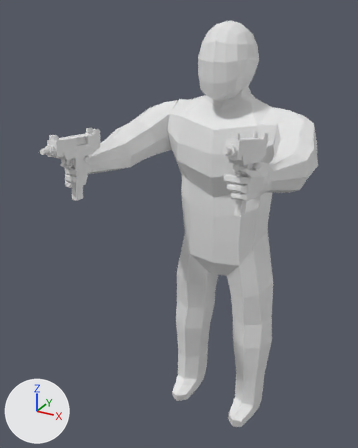
The FBX model UziSummons/Assets/Graphics/Player.fbx: old version first, new version second.
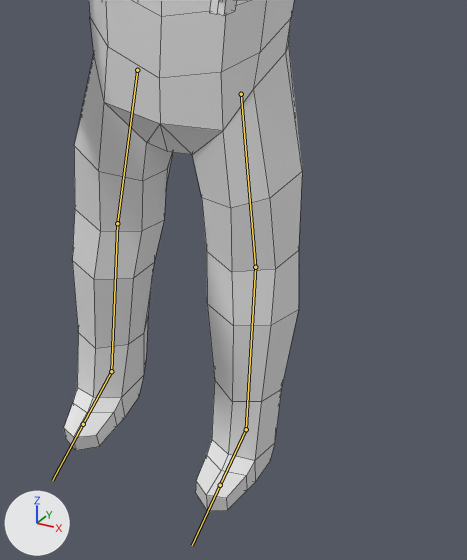
Each version is shown whole from a camera (50 mm lens) standing at (2.18, -5.24, 5.14) and looking at (-0.27, -0.78, 2.91), then close up on the part from 41% to 96% of the width and 47% to 100% of the height. The axes (+X, +Y, +Z) are drawn at lower left. The lights are the same throughout. Both versions are drawn at frame 1 of the action 'Armature.002|asd'; the numbers are the values there. The bones that bend it are drawn over the model as lines in the close-ups. The close-ups show mesh edges as thin lines.
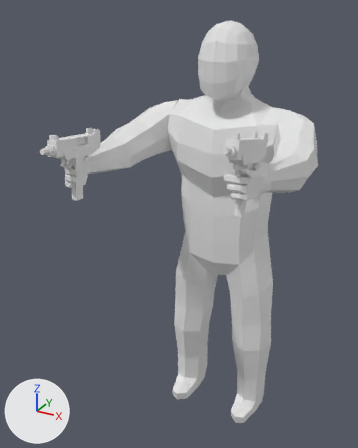
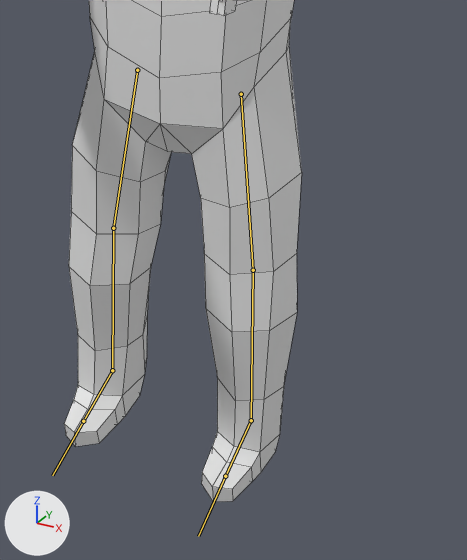
Pixel boxes (x1, y1, x2, y2) of what changed, in the close-ups (467 x 560 px):
'Cube.003', posed: before (64, 0, 302, 511); after (64, 0, 302, 502)
bone 'Bone', root to tip: before (241, 94) to (255, 267); after (241, 94) to (253, 270)
bone 'Bone.001', root to tip: before (255, 267) to (246, 429); after (253, 270) to (251, 420)
bone 'Bone.002', root to tip: before (246, 429) to (220, 485); after (251, 420) to (225, 476)
bone 'Bone.003', root to tip: before (137, 70) to (117, 223); after (137, 70) to (113, 228)
bone 'Bone.004', root to tip: before (117, 223) to (111, 371); after (113, 228) to (112, 370)
bone 'Bone.005', root to tip: before (111, 371) to (83, 424); after (112, 370) to (83, 421)

The edits, one by one:
Bone 'Bone' (bone_bone) turns from (-2, 0, 0) to (0, 0, 0) degrees about its own x, y and z.
Bone 'Bone.001' (bone_bone_001) turns from (0, 0, -8) to (0, 0, 0) degrees about its own x, y and z.
Bone 'Bone.002' (bone_bone_002) turns from (5, 0, 1) to (0, 0, 0) degrees about its own x, y and z.
Bone 'Bone.003' (bone_bone_003) turns from (-3, 0, 0) to (0, 0, 0) degrees about its own x, y and z.
Bone 'Bone.004' (bone_bone_004) turns from (0, 0, -6) to (0, 0, 0) degrees about its own x, y and z.
Bone 'Bone.005' (bone_bone_005) turns from (6, 0, 1) to (0, 0, 0) degrees about its own x, y and z.
